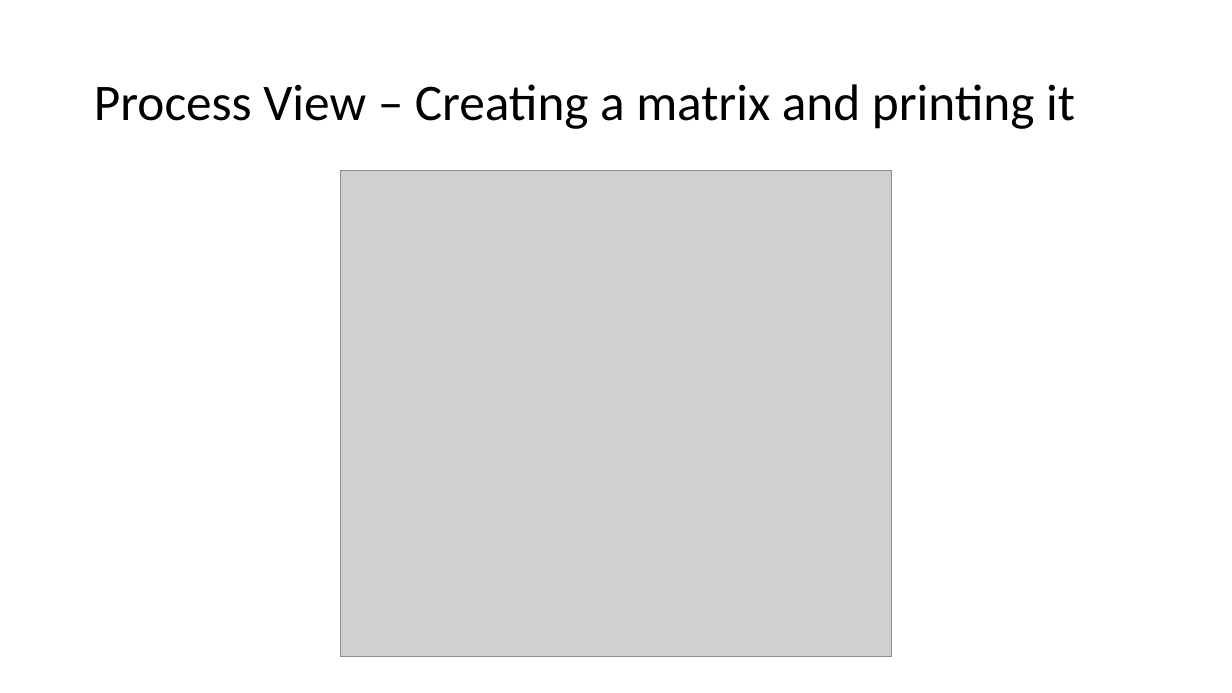
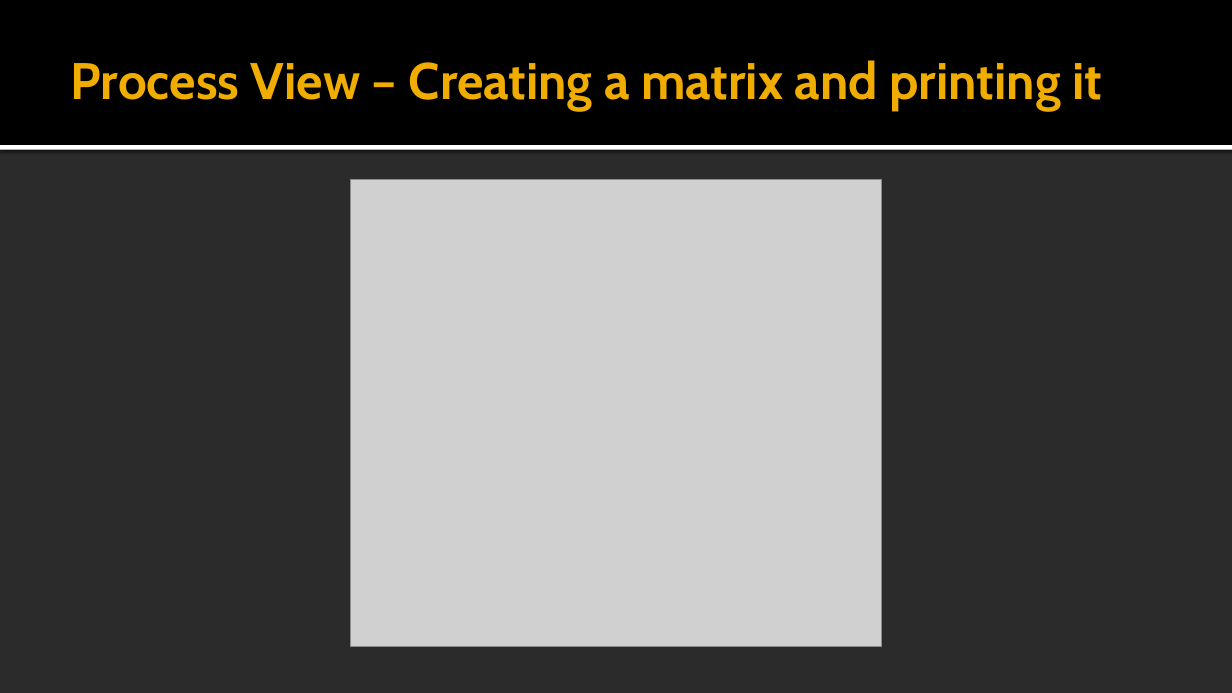
Before and after one commit to vkostyukov/la4j, a slide deck: slide 11 of ArchSW-docs/La4j.pptx. Drawn at 1232x693 pixels with LibreOffice and Linux fonts; fonts in the diff are those of the drawing; grey boxes stand for pictures; background and template pictures are left out; a plain dark background stands for a picture behind light text. Boxes give left, top, right and bottom in pixels: in the first picture for what was removed or moved away, otherwise in the second. Text is boxed around its words. In the diff, an @@ line names an element or a change of style, - is before the commit and + after.

```diff
--- a/ArchSW-docs/La4j.pptx
+++ b/ArchSW-docs/La4j.pptx
@@ background #FFFFFF to picture (left out) @@
@@ rectangle added at (x1=0, y1=0, x2=1232, y2=145), fill #000000 @@
@@ title "Process View – Creating a ..." moved from (x1=94, y1=84, x2=1075, y2=129) to (x1=71, y1=60, x2=1102, y2=110) @@
@@ title "Process View – Creating a ..." at (x1=71, y1=60, x2=1102, y2=110): font Calibri to Cabin, text colour #000000 to #F0AD00, bold on; line spacing 0.9 to 1 @@
@@ rectangle added at (x1=0, y1=145, x2=1232, y2=150), fill #FFFFFF @@
@@ picture resized from (x1=340, y1=171, x2=892, y2=657) to (x1=351, y1=179, x2=882, y2=647) @@
```
Also in this commit, not shown: 21 other slides changed.
